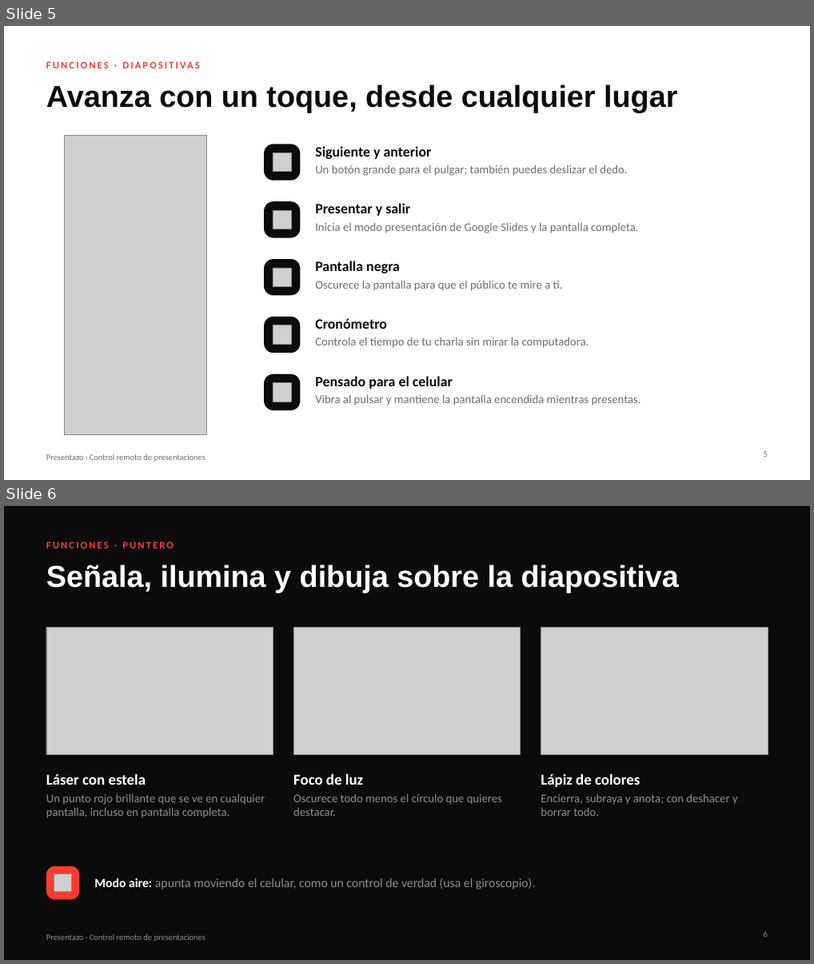
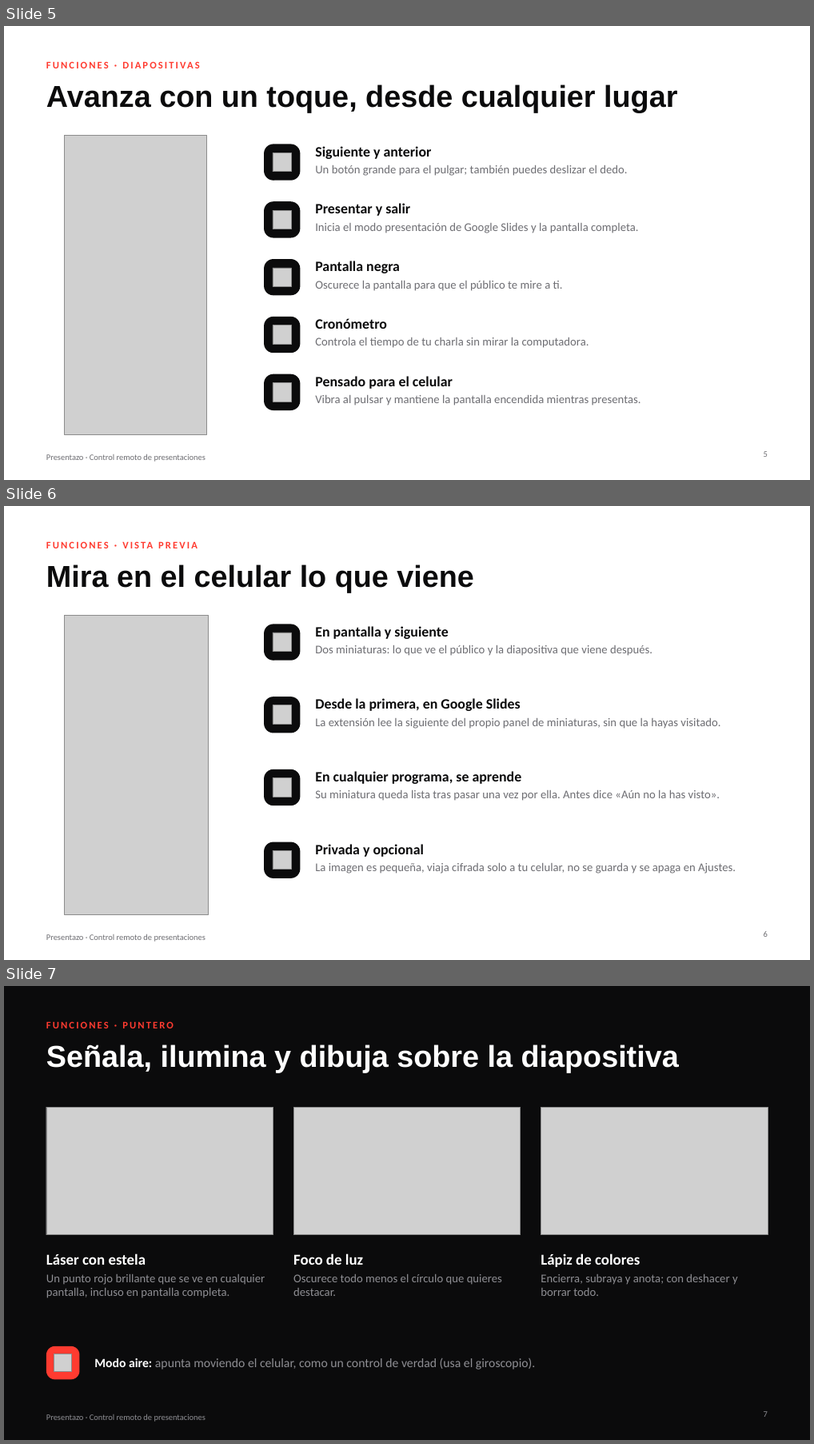
Before and after one commit to mjmc4498/presentazo, a slide deck: presentacion/presentazo.pptx. Shown one above the other, each under a label of ours: slides 5 and 6 before the commit, slides 5, 6 and 7 after it. The pictures are 814x964 and 814x1444 pixels, drawn with LibreOffice and Linux fonts; fonts in the diff are those of the drawing; grey boxes stand for pictures. Boxes give left, top, right and bottom in pixels: in the first picture for what was removed or moved away, otherwise in the second. Text is boxed around its words. In the diff, an @@ line names an element or a change of style, - is before the commit and + after.

```diff
--- a/presentacion/presentazo.pptx
+++ b/presentacion/presentazo.pptx
@@ slide 6 added at bbox=[4, 506, 810, 960], background #FFFFFF; not listed: 1 template element that a slide beside it also shows @@
@@ text added at bbox=[46, 535, 591, 554], 12 pt, text #FF3B30, bold @@
+FUNCIONES · VISTA PREVIA
@@ title added at bbox=[46, 564, 474, 592], 36 pt, text #0B0B0C, bold @@
+Mira en el celular lo que viene
@@ picture added at bbox=[65, 615, 209, 914] @@
@@ rounded rectangle added at bbox=[264, 624, 301, 660], fill #0B0B0C @@
@@ picture added at bbox=[273, 632, 291, 651] @@
@@ text added at bbox=[315, 626, 653, 656], 14 pt, text #6E6E73 @@
+En pantalla y siguiente
+Dos miniaturas: lo que ve el público y la diapositiva que viene después.
@@ rounded rectangle added at bbox=[264, 696, 301, 733], fill #0B0B0C @@
@@ picture added at bbox=[273, 705, 291, 724] @@
@@ text added at bbox=[315, 698, 721, 728], 14 pt, text #6E6E73 @@
+Desde la primera, en Google Slides
+La extensión lee la siguiente del propio panel de miniaturas, sin que la hayas visitado.
@@ rounded rectangle added at bbox=[264, 769, 301, 805], fill #0B0B0C @@
@@ picture added at bbox=[273, 778, 291, 796] @@
@@ text added at bbox=[315, 771, 720, 800], 14 pt, text #6E6E73 @@
+En cualquier programa, se aprende
+Su miniatura queda lista tras pasar una vez por ella. Antes dice «Aún no la has visto».
@@ rounded rectangle added at bbox=[264, 842, 301, 878], fill #0B0B0C @@
@@ picture added at bbox=[273, 850, 291, 869] @@
@@ text added at bbox=[315, 844, 736, 873], 14 pt, text #6E6E73 @@
+Privada y opcional
+La imagen es pequeña, viaja cifrada solo a tu celular, no se guarda y se apaga en Ajustes.
@@ page number added at bbox=[764, 931, 768, 936], 10 pt, text #6E6E73 @@
+6
@@ what was slide 6 is now slide 7 @@
@@ page number at bbox=[764, 1411, 768, 1416]: text changed @@
-6
+7
```
Also in this commit, not shown: 3 slides changed, 1 other slide added, 3 other files.
